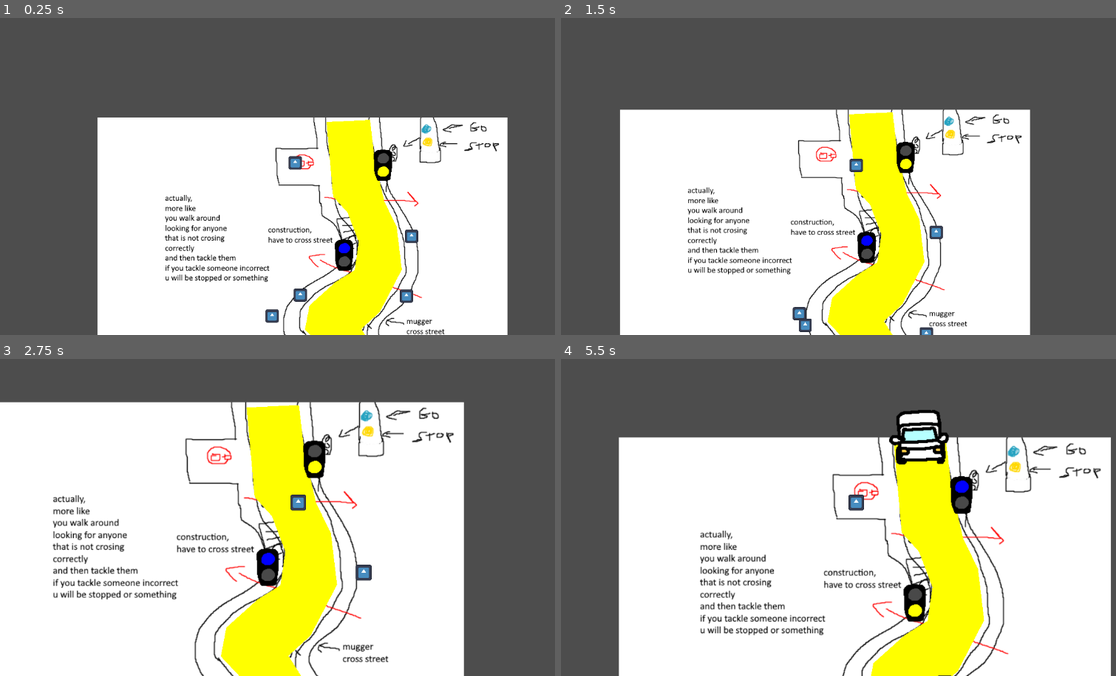
Above: before the commit, frames 1-4 (two rows, left to right).
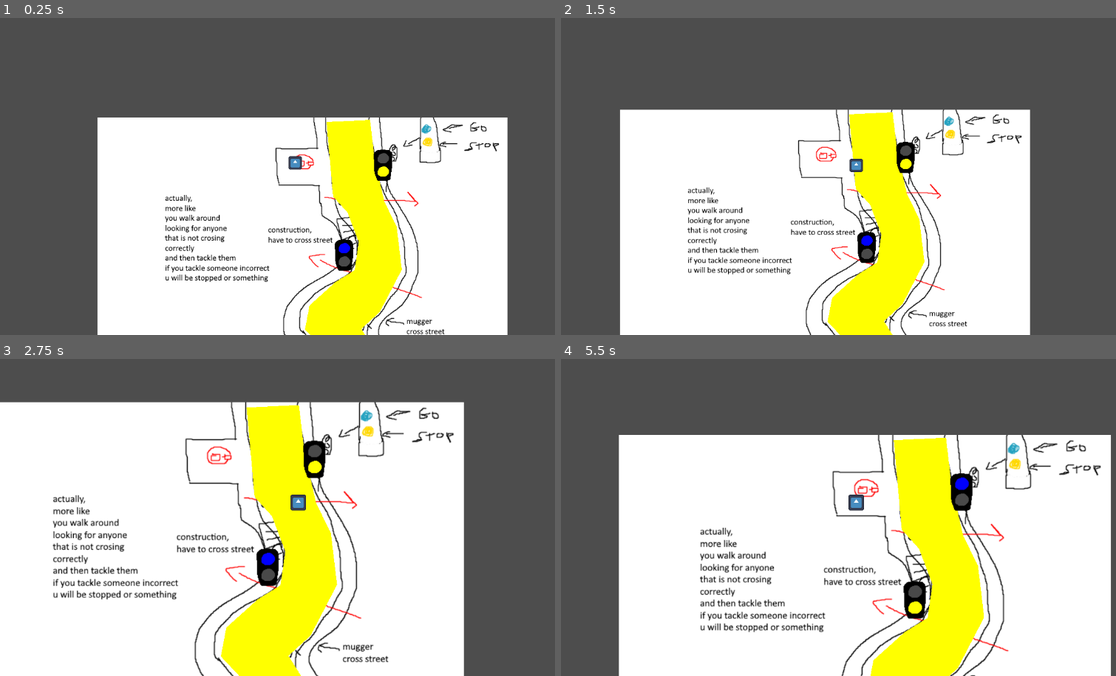
Above: after the commit, the same moments.

Repository: standycore/world_jump
Game: Godot game, scene res://scenes/worlds/world1/world1.tscn
Same seed, same stepped clock (60 frames per second), same inputs: the game is played once before the commit and once after it. The engine's default icon, where the game draws it, is replaced by a stand-in: a white triangle on a blue panel in a dark square.
Inputs (mouse positions are in pixels of both pictures, inside the frame that each line leads up to):
- Up to frame 1 (0.25 s): no input
- Up to frame 2 (1.5 s): move the mouse to (988, 154) at 0.52 s; hold Right (ui_right) 0.53-1.28 s; tap Mouse wheel up (zoom_in) at 0.6 s; move the mouse to (738, 186) at 1.27 s; hold Down (ui_down) from 1.28 s (still down); tap Mouse wheel down (zoom_out) at 1.35 s
- Up to frame 3 (2.75 s): move the mouse to (355, 438) at 2.02 s; release Down (ui_down) at 2.03 s; hold Right (ui_right) from 2.03 s (still down); tap Mouse wheel up (zoom_in) at 2.1 s
- Up to frame 4 (5.5 s): move the mouse to (827, 577) at 2.77 s; release Right (ui_right) at 2.78 s; hold Up (ui_up) 2.78-3.53 s; tap Mouse wheel down (zoom_out) at 2.85, 4.35 s; move the mouse to (1032, 558) at 3.52 s; hold Left (ui_left) 3.53-5.03 s; tap Mouse wheel up (zoom_in) at 3.6, 5.1 s; move the mouse to (677, 460) at 4.27 s; move the mouse to (888, 511) at 5.02 s; hold Down (ui_down) from 5.03 s (still down)

The runs differ from the first frame. In frame 1, 0.4% of the frame differs, in the area x 47-76%, y 66-97%; in frame 2, 0.4%; in frame 3, 0.1%; in frame 4, 8.6%, in the area x 10-100%, y 16-100%.
Error after the commit: Parse Error: Could not find base class "BTAction". (res://ai/tasks/move_to_position.gd:2)

Commit message:
converted car and npc behvaiour to limbo behvaiour tree

Diff:
--- /dev/null
+++ b/ai/tasks/move_to_position.gd
@@ -0,0 +1,43 @@
+@tool
+extends BTAction
+
+# Task parameters.
+#@export var parameter1: float
+#@export var parameter2: Vector2
+
+## Note: Each method declaration is optional.
+## At minimum, you only need to define the "_tick" method.
+
+
+# Called to generate a display name for the task (requires @tool).
+func _generate_name() -> String:
+	return "MyTask"
+
+
+# Called to initialize the task.
+func _setup() -> void:
+	pass
+
+
+# Called when the task is entered.
+func _enter() -> void:
+	agent.move_to_position(agent.global_position + Vector2(randf_range(-100, 100), randf_range(-100, 100)))
+
+
+# Called when the task is exited.
+func _exit() -> void:
+	pass
+
+
+# Called each time this task is ticked (aka executed).
+func _tick(delta: float) -> Status:
+	if not agent.is_move_finished():
+		return RUNNING
+	else:
+		return SUCCESS
+
+
+# Strings returned from this method are displayed as warnings in the editor.
+func _get_configuration_warnings() -> PackedStringArray:
+	var warnings := PackedStringArray()
+	return warnings
--- a/scenes/components/npc/npc.gd
+++ b/scenes/components/npc/npc.gd
@@ -4,21 +4,29 @@
 
 @onready var nav_agent: NavigationAgent2D = $NavigationAgent2D
 
-var _moving_enabled := false
+var _moving_enabled := true
 var _next_pos := Vector2(0, 0)
 
-func set_target_position(pos: Vector2):
+func move_to_position(pos: Vector2) -> void:
 	nav_agent.target_position = pos
 
+func is_moving_enabled() -> bool:
+	return _moving_enabled
+
+func is_move_finished() -> bool:
+	if _moving_enabled:
+		return true
+	return nav_agent.is_navigation_finished()
+
 func _ready():
-
-	nav_agent.navigation_finished.connect(func():
-
-		await get_tree().create_timer(randf() * 2).timeout
-		set_target_position(position + (Vector2(randf(), randf()) - Vector2(.5, .5)) * 2 * 200)
-	)
-
-	set_target_position(position + Vector2(randf() * 10, randf() * 10))
+	pass
+	#nav_agent.navigation_finished.connect(func():
+		#
+		#await get_tree().create_timer(randf() * 2).timeout
+		#set_target_position(position + (Vector2(randf(), randf()) - Vector2(.5, .5)) * 2 * 200)
+	#)
+	#
+	#set_target_position(position + Vector2(randf() * 10, randf() * 10))
 
 func _physics_process(_delta):
 
@@ -27,18 +35,13 @@
 		#nav_agent.target_position = get_global_mouse_position()
 
 	#print(_moving_enabled)
+	if _moving_enabled:
+		if not nav_agent.is_navigation_finished():
+			_next_pos = nav_agent.get_next_path_position()
+			var dir := _next_pos - position
+			dir = dir.normalized()
 
-	if not nav_agent.is_navigation_finished():
-		_moving_enabled = true
-		_next_pos = nav_agent.get_next_path_position()
-	else:
-		_moving_enabled = false
-
-	if _moving_enabled:
-		var dir := _next_pos - position
-		dir = dir.normalized()
-
-		nav_agent.set_velocity(dir * SPEED)
+			nav_agent.set_velocity(dir * SPEED)
 
 func _on_navigation_agent_2d_velocity_computed(safe_velocity):
 	velocity = safe_velocity
--- /dev/null
+++ b/scenes/player/player.gd
@@ -0,0 +1,20 @@
+extends CharacterBody2D
+
+class_name Player
+
+@export var speed: float = 100.0
+
+@onready var tackle_area: Area2D = %TackleArea
+
+func _physics_process(_delta):
+
+	var dir = Input.get_vector("ui_left", "ui_right", "ui_up", "ui_down")
+	# dir is normalized
+	if dir.length_squared() > 0:
+		velocity = dir * speed
+	else:
+		velocity = Vector2(0, 0)
+
+	move_and_slide()
+
+	tackle_area.rotation = dir.angle()
--- a/scenes/player/player.tscn
+++ b/scenes/player/player.tscn
@@ -1,15 +1,22 @@
-[gd_scene load_steps=4 format=3 uid="uid://bjro5c3dxjgcn"]
+[gd_scene load_steps=5 format=3 uid="uid://bjro5c3dxjgcn"]
 
 [ext_resource type="Texture2D" uid="uid://buadhcjn8144d" path="res://misc/icon.svg" id="1_1drk6"]
-[ext_resource type="Script" path="res://scenes/player/player_body.gd" id="1_5wxja"]
+[ext_resource type="Script" path="res://scenes/player/player.gd" id="1_vodup"]
 
-[sub_resource type="CircleShape2D" id="CircleShape2D_t8l4b"]
+[sub_resource type="CapsuleShape2D" id="CapsuleShape2D_mx26d"]
+radius = 5.0
+height = 20.0
+
+[sub_resource type="CircleShape2D" id="CircleShape2D_1l8u7"]
 
 [node name="Player" type="CharacterBody2D"]
-script = ExtResource("1_5wxja")
+collision_layer = 2
+motion_mode = 1
+script = ExtResource("1_vodup")
 
 [node name="CollisionShape2D" type="CollisionShape2D" parent="."]
-shape = SubResource("CircleShape2D_t8l4b")
+rotation = 1.5708
+shape = SubResource("CapsuleShape2D_mx26d")
 
 [node name="Sprite2D" type="Sprite2D" parent="."]
 position = Vector2(0, -13)
@@ -18,3 +25,12 @@
 
 [node name="NavigationAgent2D" type="NavigationAgent2D" parent="."]
 avoidance_enabled = true
+
+[node name="TackleArea" type="Area2D" parent="."]
+unique_name_in_owner = true
+collision_layer = 0
+collision_mask = 2
+
+[node name="CollisionShape2D" type="CollisionShape2D" parent="TackleArea"]
+position = Vector2(16, 0)
+shape = SubResource("CircleShape2D_1l8u7")
--- a/scenes/player/player_body.gd
+++ /dev/null
@@ -1,17 +0,0 @@
-extends CharacterBody2D
-
-
-const SPEED := 100.0
-
-func _physics_process(delta):
-
-	var dir = Vector2(
-		Input.get_axis("ui_left", "ui_right"),
-		Input.get_axis("ui_up", "ui_down")
-	)
-	if dir.length_squared() > 0:
-		velocity = dir.normalized() * SPEED
-	else:
-		velocity = Vector2(0, 0)
-
-	move_and_slide()
--- a/scenes/worlds/world1/car/car.gd
+++ b/scenes/worlds/world1/car/car.gd
@@ -1,5 +1,8 @@
 @tool
 extends CharacterBody2D
+
+@onready var npc_class = preload("res://scenes/components/npc/npc.gd")
+@onready var player_class = preload("res://scenes/player/player.gd")
 
 @export var street_path: StreetPath
 
@@ -8,17 +11,7 @@
 
 @onready var front_area: Area2D = $FrontArea
 
-enum State {
-	STOPPED,
-	MOVING,
-	WAITING
-}
-
-#@export var moving_enabled: bool = false
-@export var state = State.WAITING
-
-var _next_stop_index: int = -1
-var _stops_checked: bool = false
+var _blocked_by_life: bool = false
 
 func _ready():
 	if not Engine.is_editor_hint():
@@ -29,34 +22,40 @@
 	if not enabled:
 		return
 
-	if street_path:
+func is_blocked() -> bool:
+	var overlapping_bodies := front_area.get_overlapping_bodies()
+	if len(overlapping_bodies) > 0:
+		for body in overlapping_bodies:
+			if body != self:
+				if body.get_script() == player_class or body.get_script() == npc_class:
+					_blocked_by_life = true
+				else:
+					_blocked_by_life = false
+				return true
 
-		var overlapping_bodies := front_area.get_overlapping_bodies()
-		if len(overlapping_bodies) > 0:
-			for body in overlapping_bodies:
-				if body != self:
-					return
+	var overlapping_areas := front_area.get_overlapping_areas()
+	if len(overlapping_areas) > 0:
+		for area in overlapping_areas:
+			if area is TrafficLight:
+				if area.state == TrafficLight.State.GO:
+					return true
 
-		var overlapping_areas := front_area.get_overlapping_areas()
-		if len(overlapping_areas) > 0:
-			for area in overlapping_areas:
-				if area is TrafficLight:
-					if area.state == TrafficLight.State.GO:
-						return
+	return false
 
-		var closest_offset = street_path.curve.get_closest_offset(street_path.to_local(global_position))
-		var closest_pos = street_path.curve.sample_baked(closest_offset)
-		var next_pos
+func move(delta) -> void:
+	var closest_offset = street_path.curve.get_closest_offset(street_path.to_local(global_position))
+	var closest_pos = street_path.curve.sample_baked(closest_offset)
+	var next_pos
 
-		var diff = closest_pos - global_position
-		if diff.length() > speed * delta:
-			next_pos = closest_pos
-		else:
-			next_pos = street_path.curve.sample_baked(closest_offset + speed * delta)
+	var diff = closest_pos - global_position
+	if diff.length() > speed * delta:
+		next_pos = closest_pos
+	else:
+		next_pos = street_path.curve.sample_baked(closest_offset + speed * delta)
 
 
-		velocity = (next_pos - position).normalized() * speed
+	velocity = (next_pos - position).normalized() * speed
 
-		move_and_slide()
+	move_and_slide()
 
-		front_area.rotation = velocity.angle() - PI * .5
+	front_area.rotation = velocity.angle() - PI * .5
--- a/scenes/worlds/world1/car/car.tscn
+++ b/scenes/worlds/world1/car/car.tscn
@@ -1,15 +1,21 @@
-[gd_scene load_steps=5 format=3 uid="uid://csb11meosaqd"]
+[gd_scene load_steps=8 format=3 uid="uid://csb11meosaqd"]
 
 [ext_resource type="Script" path="res://scenes/worlds/world1/car/car.gd" id="1_fn1cv"]
 [ext_resource type="Texture2D" uid="uid://bw4njx45jpha3" path="res://assets/world1/world1_sheet.png" id="1_odp5w"]
+[ext_resource type="AudioStream" uid="uid://b5xao8puqp4gd" path="res://assets/sfx/honk.wav" id="3_makh0"]
+[ext_resource type="BehaviorTree" uid="uid://d03ntm0bh3471" path="res://scenes/worlds/world1/car/car_bt.tres" id="4_0k8el"]
 
 [sub_resource type="RectangleShape2D" id="RectangleShape2D_v0x0o"]
 size = Vector2(73, 52)
 
 [sub_resource type="RectangleShape2D" id="RectangleShape2D_rpm3r"]
-size = Vector2(94, 26)
+size = Vector2(54, 26)
+
+[sub_resource type="BlackboardPlan" id="BlackboardPlan_ndvhw"]
 
 [node name="Car" type="CharacterBody2D"]
+collision_layer = 4
+collision_mask = 0
 motion_mode = 1
 script = ExtResource("1_fn1cv")
 
@@ -24,7 +30,18 @@
 region_rect = Rect2(0, 0, 108, 100)
 
 [node name="FrontArea" type="Area2D" parent="."]
+collision_layer = 3
+collision_mask = 14
 
 [node name="CollisionShape2D" type="CollisionShape2D" parent="FrontArea"]
-position = Vector2(0, 15)
+position = Vector2(0, 13)
 shape = SubResource("RectangleShape2D_rpm3r")
+
+[node name="HonkSound" type="AudioStreamPlayer2D" parent="."]
+stream = ExtResource("3_makh0")
+volume_db = -3.0
+max_distance = 500.0
+
+[node name="BTPlayer" type="BTPlayer" parent="."]
+behavior_tree = ExtResource("4_0k8el")
+blackboard_plan = SubResource("BlackboardPlan_ndvhw")
--- /dev/null
+++ b/scenes/worlds/world1/car/car_bt.tres
@@ -0,0 +1,94 @@
+[gd_resource type="BehaviorTree" load_steps=25 format=3 uid="uid://d03ntm0bh3471"]
+
+[sub_resource type="BlackboardPlan" id="BlackboardPlan_heius"]
+
+[sub_resource type="BBVariant" id="BBVariant_j6ml4"]
+saved_value = null
+
+[sub_resource type="BTCheckAgentProperty" id="BTCheckAgentProperty_5b58y"]
+property = &"street_path"
+value = SubResource("BBVariant_j6ml4")
+
+[sub_resource type="BBNode" id="BBNode_hdgfk"]
+saved_value = NodePath(".")
+resource_name = "."
+
+[sub_resource type="BTCallMethod" id="BTCallMethod_fywfk"]
+node = SubResource("BBNode_hdgfk")
+method = &"is_blocked"
+result_var = "blocked"
+
+[sub_resource type="BTAlwaysFail" id="BTAlwaysFail_gk7tc"]
+children = [SubResource("BTCallMethod_fywfk")]
+
+[sub_resource type="BBVariant" id="BBVariant_c583a"]
+type = 1
+saved_value = false
+resource_name = "false"
+
+[sub_resource type="BTCheckVar" id="BTCheckVar_oxooa"]
+variable = "blocked"
+value = SubResource("BBVariant_c583a")
+
+[sub_resource type="BBNode" id="BBNode_54cb5"]
+saved_value = NodePath(".")
+resource_name = "."
+
+[sub_resource type="BTCallMethod" id="BTCallMethod_vyymd"]
+node = SubResource("BBNode_54cb5")
+method = &"move"
+args_include_delta = true
+
+[sub_resource type="BTSequence" id="BTSequence_qni8h"]
+children = [SubResource("BTCheckVar_oxooa"), SubResource("BTCallMethod_vyymd")]
+
+[sub_resource type="BBVariant" id="BBVariant_75q20"]
+type = 1
+saved_value = true
+resource_name = "true"
+
+[sub_resource type="BTCheckAgentProperty" id="BTCheckAgentProperty_gxq58"]
+property = &"_blocked_by_life"
+value = SubResource("BBVariant_75q20")
+
+[sub_resource type="BBNode" id="BBNode_neaqk"]
+saved_value = NodePath("HonkSound")
+resource_name = "HonkSound"
+
+[sub_resource type="BTCallMethod" id="BTCallMethod_ymwq3"]
+node = SubResource("BBNode_neaqk")
+method = &"play"
+
+[sub_resource type="BTWait" id="BTWait_0wwsl"]
+duration = 0.4
+
+[sub_resource type="BBNode" id="BBNode_oe31i"]
+saved_value = NodePath("HonkSound")
+resource_name = "HonkSound"
+
+[sub_resource type="BTCallMethod" id="BTCallMethod_p4g1e"]
+node = SubResource("BBNode_oe31i")
+method = &"play"
+
+[sub_resource type="BTSequence" id="BTSequence_d45q4"]
+children = [SubResource("BTWait_0wwsl"), SubResource("BTCallMethod_p4g1e")]
+
+[sub_resource type="BTProbability" id="BTProbability_cmeok"]
+children = [SubResource("BTSequence_d45q4")]
+
+[sub_resource type="BTSequence" id="BTSequence_cgdhk"]
+children = [SubResource("BTCallMethod_ymwq3"), SubResource("BTProbability_cmeok")]
+
+[sub_resource type="BTCooldown" id="BTCooldown_r3u6e"]
+duration = 4.0
+children = [SubResource("BTSequence_cgdhk")]
+
+[sub_resource type="BTSequence" id="BTSequence_pq0ej"]
+children = [SubResource("BTCheckAgentProperty_gxq58"), SubResource("BTCooldown_r3u6e")]
+
+[sub_resource type="BTSelector" id="BTSelector_ld84r"]
+children = [SubResource("BTCheckAgentProperty_5b58y"), SubResource("BTAlwaysFail_gk7tc"), SubResource("BTSequence_qni8h"), SubResource("BTSequence_pq0ej")]
+
+[resource]
+blackboard_plan = SubResource("BlackboardPlan_heius")
+root_task = SubResource("BTSelector_ld84r")
--- a/scenes/worlds/world1/car_spawner.gd
+++ b/scenes/worlds/world1/car_spawner.gd
@@ -25,6 +25,11 @@
 		push_error("missing spawn container")
 		return
 
+	body_exited.connect(func(_body):
+		if get_overlapping_bodies().size() == 0:
+			all_bodies_exited.emit()
+	)
+
 	while true:
 		var wait_time = randf_range(min_time, max_time)
 		timer.start(wait_time)
@@ -36,4 +41,4 @@
 		var start_pos := street_path.curve.sample_baked(0)
 		car.position = start_pos
 		car.street_path = street_path
-		spawn_container.add_child(car)
+		spawn_container.add_child.call_deferred(car)
--- a/scenes/worlds/world1/npc/npc.tscn
+++ b/scenes/worlds/world1/npc/npc.tscn
@@ -1,16 +1,23 @@
-[gd_scene load_steps=4 format=3 uid="uid://xpof426h6k4d"]
+[gd_scene load_steps=6 format=3 uid="uid://xpof426h6k4d"]
 
 [ext_resource type="Script" path="res://scenes/components/npc/npc.gd" id="1_vk764"]
 [ext_resource type="Texture2D" uid="uid://buadhcjn8144d" path="res://misc/icon.svg" id="2_m03i1"]
+[ext_resource type="BehaviorTree" uid="uid://c6filfgisdwdg" path="res://scenes/worlds/world1/npc/npc_bt.tres" id="3_fyxpe"]
 
-[sub_resource type="CircleShape2D" id="CircleShape2D_u4lvn"]
+[sub_resource type="CapsuleShape2D" id="CapsuleShape2D_r8at6"]
+radius = 5.0
+height = 20.0
+
+[sub_resource type="BlackboardPlan" id="BlackboardPlan_s0b0m"]
 
 [node name="NPC" type="CharacterBody2D"]
+collision_layer = 2
 motion_mode = 1
 script = ExtResource("1_vk764")
 
 [node name="CollisionShape2D" type="CollisionShape2D" parent="."]
-shape = SubResource("CircleShape2D_u4lvn")
+rotation = 1.5708
+shape = SubResource("CapsuleShape2D_r8at6")
 
 [node name="Sprite2D" type="Sprite2D" parent="."]
 position = Vector2(0, -12.305)
@@ -21,5 +28,10 @@
 path_desired_distance = 5.0
 navigation_layers = 3
 avoidance_enabled = true
+radius = 8.0
+
+[node name="BTPlayer" type="BTPlayer" parent="."]
+behavior_tree = ExtResource("3_fyxpe")
+blackboard_plan = SubResource("BlackboardPlan_s0b0m")
 
 [connection signal="velocity_computed" from="NavigationAgent2D" to="." method="_on_navigation_agent_2d_velocity_computed"]
--- /dev/null
+++ b/scenes/worlds/world1/npc/npc_bt.tres
@@ -0,0 +1,20 @@
+[gd_resource type="BehaviorTree" load_steps=6 format=3 uid="uid://c6filfgisdwdg"]
+
+[ext_resource type="Script" path="res://ai/tasks/move_to_position.gd" id="1_pj5xy"]
+
+[sub_resource type="BlackboardPlan" id="BlackboardPlan_4ame6"]
+
+[sub_resource type="BTAction" id="BTAction_6ms4c"]
+custom_name = "MoveToRandomPosition"
+script = ExtResource("1_pj5xy")
+
+[sub_resource type="BTRandomWait" id="BTRandomWait_71tpc"]
+min_duration = 2.0
+max_duration = 5.0
+
+[sub_resource type="BTSequence" id="BTSequence_x0e2m"]
+children = [SubResource("BTAction_6ms4c"), SubResource("BTRandomWait_71tpc")]
+
+[resource]
+blackboard_plan = SubResource("BlackboardPlan_4ame6")
+root_task = SubResource("BTSequence_x0e2m")
--- a/scenes/worlds/world1/traffic_light/traffic_light.tscn
+++ b/scenes/worlds/world1/traffic_light/traffic_light.tscn
@@ -4,6 +4,8 @@
 [ext_resource type="Script" path="res://scenes/worlds/world1/traffic_light/traffic_light.gd" id="2_3wbkm"]
 
 [node name="TrafficLight" type="Area2D"]
+collision_layer = 8
+collision_mask = 0
 script = ExtResource("2_3wbkm")
 off_color = Color(0.286275, 0.286275, 0.286275, 1)
 stop_color = Color(1, 1, 0, 1)
--- a/scenes/worlds/world1/world1.tscn
+++ b/scenes/worlds/world1/world1.tscn
@@ -78,6 +78,8 @@
 
 [node name="CarDestroyer" type="Area2D" parent="."]
 position = Vector2(219, 562)
+collision_layer = 0
+collision_mask = 4
 script = ExtResource("8_ixv43")
 metadata/_edit_group_ = true
 
@@ -87,6 +89,8 @@
 
 [node name="CarSpawner" type="Area2D" parent="." node_paths=PackedStringArray("street_path", "spawn_container")]
 position = Vector2(81, -144)
+collision_layer = 0
+collision_mask = 7
 script = ExtResource("5_mvhhg")
 street_path = NodePath("../StreetPath")
 car_scene = ExtResource("7_jdtcd")
@@ -101,10 +105,9 @@
 [node name="YSort" type="Node2D" parent="."]
 y_sort_enabled = true
 
-[node name="TrafficLight" parent="YSort" node_paths=PackedStringArray("cross_nav_region", "cross_area") instance=ExtResource("3_q1ee7")]
+[node name="TrafficLight" parent="YSort" node_paths=PackedStringArray("cross_nav_region") instance=ExtResource("3_q1ee7")]
 position = Vector2(159, 33)
 cross_nav_region = NodePath("Crosswalk1")
-cross_area = NodePath("")
 
 [node name="CollisionPolygon2D" type="CollisionPolygon2D" parent="YSort/TrafficLight"]
 polygon = PackedVector2Array(-111, 8, 2, 2, 10, 38, -110, 36)
@@ -130,7 +133,6 @@
 
 [node name="Player" parent="YSort" instance=ExtResource("4_ax41a")]
 position = Vector2(-14, 12)
-motion_mode = 1
 
 [node name="NPC" parent="YSort" instance=ExtResource("6_li5mp")]
 position = Vector2(213, 155)
--- /dev/null
+++ b/script_templates/bttask.gd
@@ -0,0 +1,40 @@
+@tool
+extends BTAction
+
+# Task parameters.
+@export var parameter1: float
+@export var parameter2: Vector2
+
+## Note: Each method declaration is optional.
+## At minimum, you only need to define the "_tick" method.
+
+
+# Called to generate a display name for the task (requires @tool).
+func _generate_name() -> String:
+	return "MyTask"
+
+
+# Called to initialize the task.
+func _setup() -> void:
+	pass
+
+
+# Called when the task is entered.
+func _enter() -> void:
+	pass
+
+
+# Called when the task is exited.
+func _exit() -> void:
+	pass
+
+
+# Called each time this task is ticked (aka executed).
+func _tick(delta: float) -> Status:
+	return SUCCESS
+
+
+# Strings returned from this method are displayed as warnings in the editor.
+func _get_configuration_warnings() -> PackedStringArray:
+	var warnings := PackedStringArray()
+	return warnings
Not shown, added: assets/sfx/engine.wav.import
Not shown, added: assets/sfx/honk.wav.import
Not shown, added: assets/sfx/engine.wav
Not shown, added: assets/sfx/honk.wav
